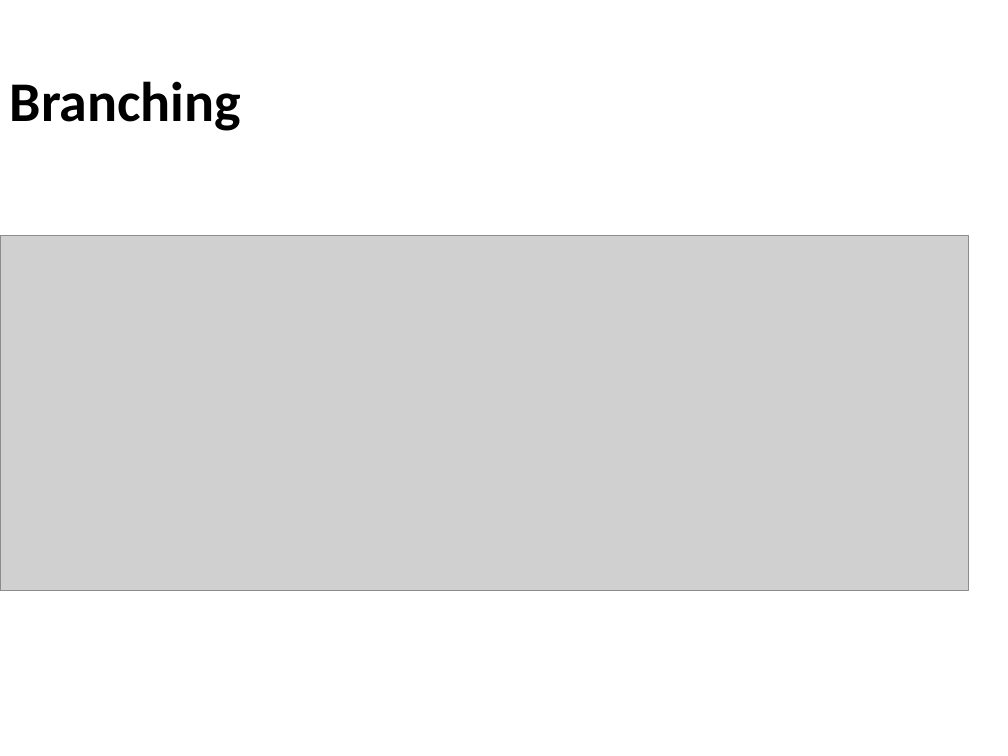
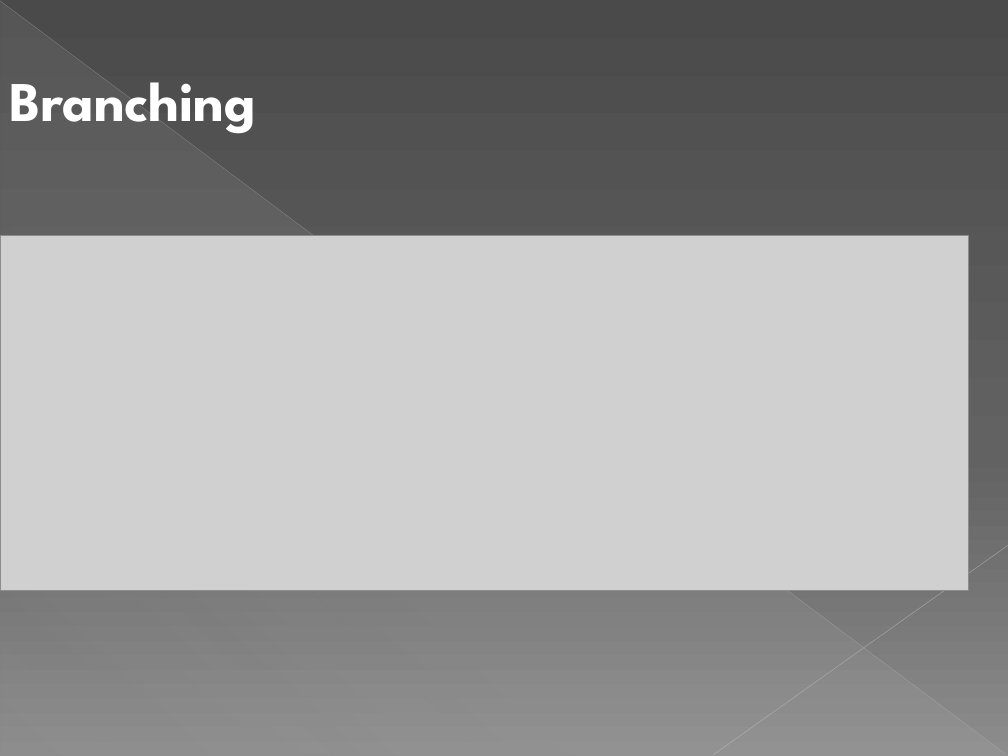
Before and after one commit to IlPep/PresentazioneLaurea, a slide deck: slide 10 of Presentazione tesi.pptx (slide 9 before the commit). Drawn at 1008x756 pixels with LibreOffice and Linux fonts; fonts in the diff are those of the drawing; grey boxes stand for pictures. Boxes give left, top, right and bottom in pixels: in the first picture for what was removed or moved away, otherwise in the second. Text is boxed around its words. In the diff, an @@ line names an element or a change of style, - is before the commit and + after.

```diff
--- a/Presentazione tesi.pptx
+++ b/Presentazione tesi.pptx
@@ background #FFFFFF to gradient #4A4A4A to #626262 to #8C8C8C @@
@@ line added from (0, 1) to (1007, 755), #BFBFBF 0.39 pt @@
@@ right triangle added at [1, 2, 1007, 756], fill gradient #D2D2D2 @@
@@ text "Branching" at [10, 82, 256, 134]: font Calibri to League Spartan, text colour #000000 to #FFFFFF @@
@@ line added from (1008, 545) to (713, 755), #C6C6C6 0.47 pt @@
```
Also in this commit, not shown: 12 other slides changed, 4 slides added, 2 slides removed, 1 other file.
